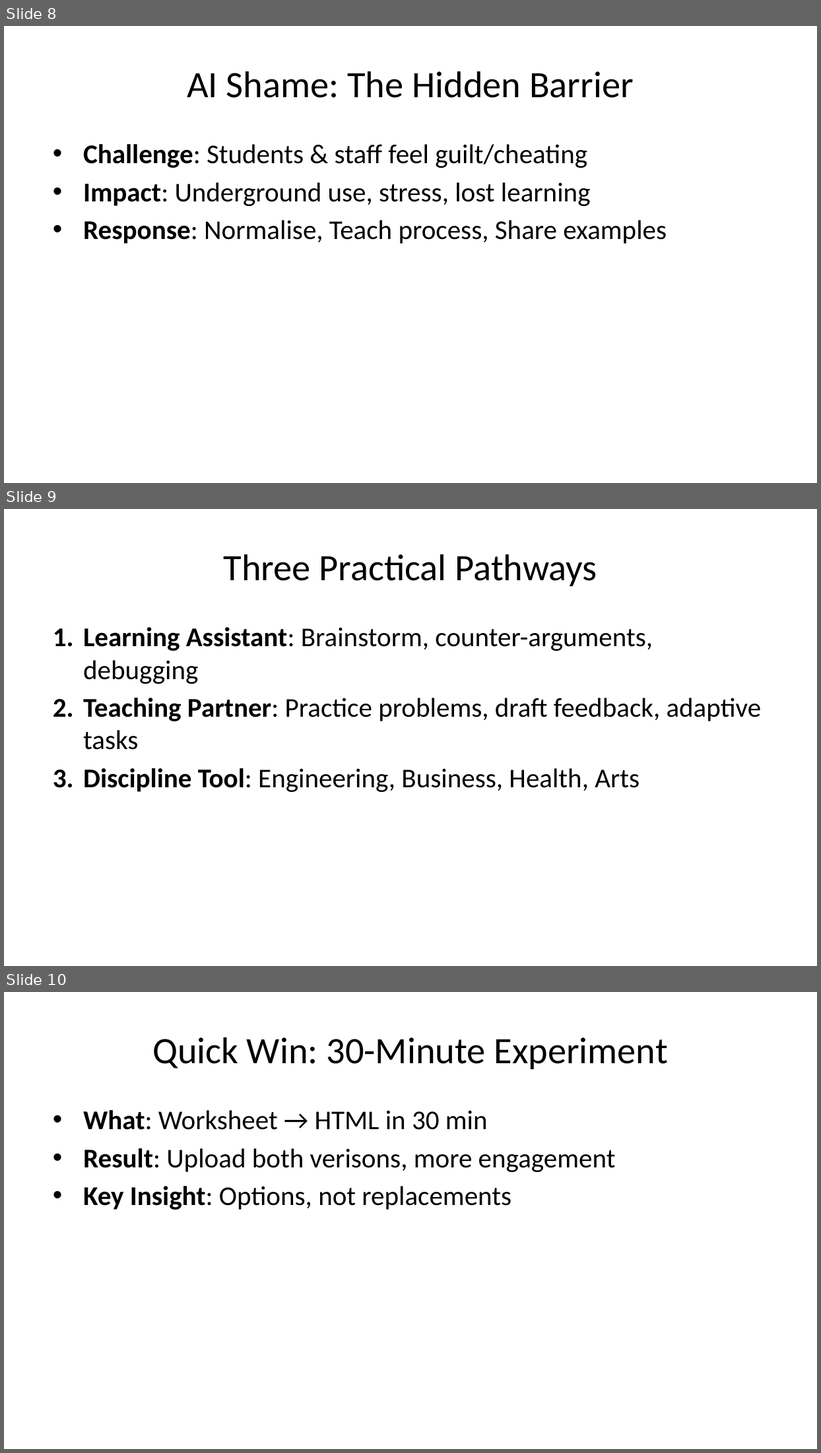
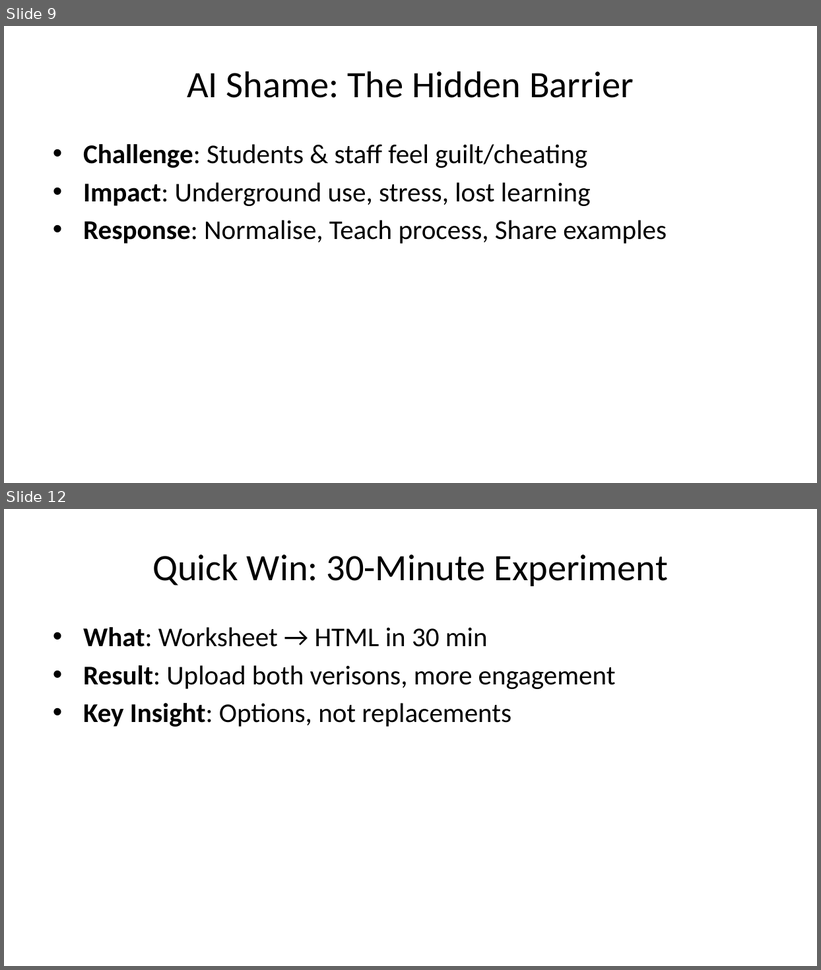
Before and after one commit to michael-borck/AI-in-the-Curriculum, a slide deck: cl-ai-in-the-curriculum.pptx. Shown one above the other, each under a label of ours: slides 8, 9 and 10 before the commit, slides 9 and 12 after it; the slides between them are not shown. The pictures are 821x1453 and 821x970 pixels, drawn with LibreOffice and Linux fonts; fonts in the diff are those of the drawing. Boxes give left, top, right and bottom in pixels: in the first picture for what was removed or moved away, otherwise in the second. Text is boxed around its words. In the diff, an @@ line names an element or a change of style, - is before the commit and + after.

Commit message:
Updated AI roles in teaching

```diff
--- a/cl-ai-in-the-curriculum.pptx
+++ b/cl-ai-in-the-curriculum.pptx
@@ slide 9 removed at box(4, 509, 817, 966), background #FFFFFF @@
@@ title removed at box(224, 554, 597, 586) @@
-Three Practical Pathways
@@ text removed at box(83, 627, 762, 792) @@
-1. Learning Assistant: Brainstorm, counter-arguments, debugging
-2. Teaching Partner: Practice problems, draft feedback, adaptive tasks
-3. Discipline Tool: Engineering, Business, Health, Arts
@@ what was slide 8 is now slide 9 @@
@@ what was slide 10 is now slide 12 @@
```
Also in this commit, not shown: 2 slides changed, 3 slides added, 6 other files.
